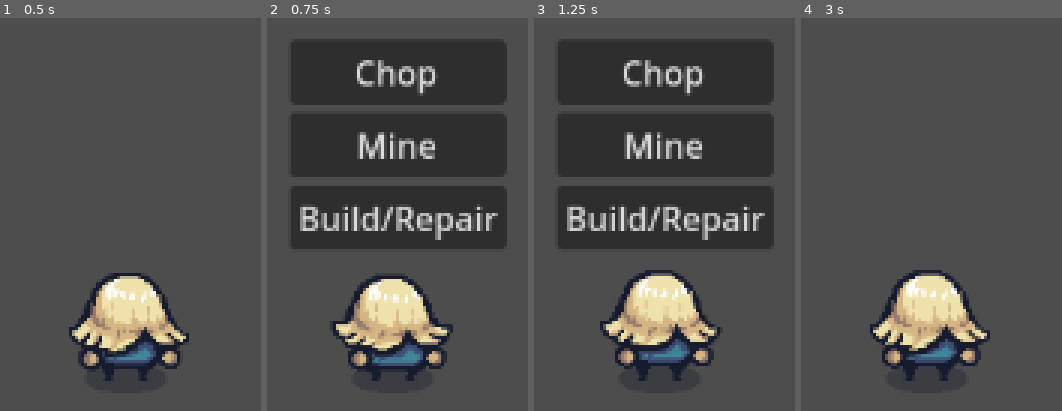
Above: before the commit, frames 1-4 (left to right).
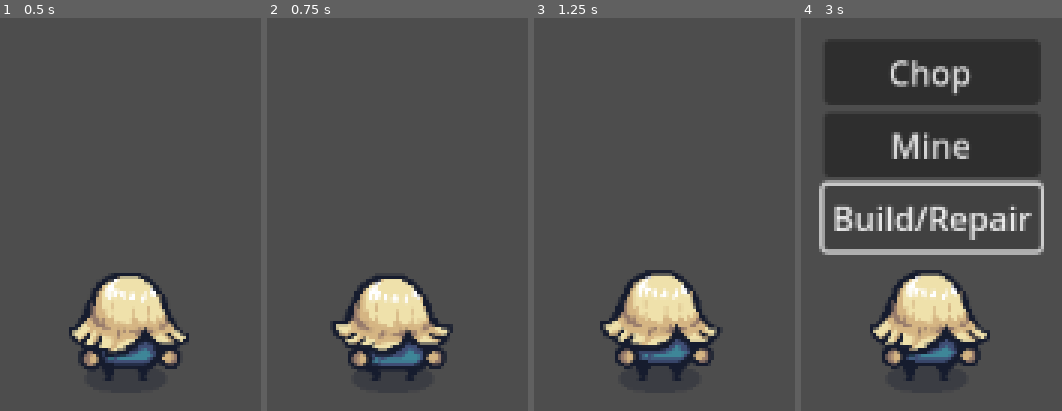
Above: after the commit, the same moments.

Repository: Nedinator/tinytowerdefense
Game: Godot game, scene res://scenes/prototype_map.tscn
Same seed, same stepped clock (60 frames per second), same inputs: the game is played once before the commit and once after it.
Inputs (mouse positions are in pixels of both pictures, inside the frame that each line leads up to):
- Up to frame 1 (0.5 s): no input
- Up to frame 2 (0.75 s): move the mouse to (outside the picture) at 0.52 s; click (outside the picture) at 0.6 s
- Up to frame 3 (1.25 s): no input
- Up to frame 4 (3 s): click (931, 73) at 1.25 s, where only the run before the commit has a clickable "Chop"; click (931, 143) at 2 s, where only the run after the commit has a clickable "Mine"; click "Build/Repair" at 2.75 s

Frame 1 is identical in both runs. In frame 2, 37% of the frame differs, in the area x 9-92%, y 6-59%; in frame 3, 37%; in frame 4, 31%.

Commit message:
Figured out a solution for PawnMenu

Diff:
--- a/scenes/components/Cursor.tscn
+++ b/scenes/components/Cursor.tscn
@@ -2,13 +2,5 @@
 
 [ext_resource type="Script" path="res://scripts/Cursor.gd" id="1_pp3k1"]
 
-[node name="Cursor" type="Control"]
-layout_mode = 3
-anchors_preset = 8
-anchor_left = 0.5
-anchor_top = 0.5
-anchor_right = 0.5
-anchor_bottom = 0.5
-grow_horizontal = 2
-grow_vertical = 2
+[node name="Cursor" type="Node2D"]
 script = ExtResource("1_pp3k1")
--- a/scenes/components/select_box.tscn
+++ b/scenes/components/select_box.tscn
@@ -1,10 +1,9 @@
 [gd_scene load_steps=2 format=3 uid="uid://dy2q7b6fwl8yf"]
 
-[sub_resource type="CapsuleShape2D" id="CapsuleShape2D_vg8r3"]
+[sub_resource type="CircleShape2D" id="CircleShape2D_3jidw"]
 
 [node name="selectBox" type="Area2D"]
 
 [node name="CollisionShape2D" type="CollisionShape2D" parent="."]
-visible = false
 scale = Vector2(3.32, 3.32)
-shape = SubResource("CapsuleShape2D_vg8r3")
+shape = SubResource("CircleShape2D_3jidw")
--- a/scenes/pawn/pawn.tscn
+++ b/scenes/pawn/pawn.tscn
@@ -8,6 +8,55 @@
 
 [sub_resource type="CapsuleShape2D" id="CapsuleShape2D_fuu6k"]
 
+[sub_resource type="Animation" id="Animation_l34gc"]
+length = 0.001
+tracks/0/type = "value"
+tracks/0/imported = false
+tracks/0/enabled = true
+tracks/0/path = NodePath("Sprite2D:frame")
+tracks/0/interp = 1
+tracks/0/loop_wrap = true
+tracks/0/keys = {
+"times": PackedFloat32Array(0),
+"transitions": PackedFloat32Array(1),
+"update": 1,
+"values": [0]
+}
+
+[sub_resource type="Animation" id="Animation_i5tb2"]
+resource_name = "build"
+length = 0.6
+loop_mode = 1
+tracks/0/type = "value"
+tracks/0/imported = false
+tracks/0/enabled = true
+tracks/0/path = NodePath("Sprite2D:frame")
+tracks/0/interp = 1
+tracks/0/loop_wrap = true
+tracks/0/keys = {
+"times": PackedFloat32Array(0, 0.1, 0.2, 0.3, 0.4, 0.5),
+"transitions": PackedFloat32Array(1, 1, 1, 1, 1, 1),
+"update": 1,
+"values": [12, 13, 14, 15, 16, 17]
+}
+
+[sub_resource type="Animation" id="Animation_xch5x"]
+resource_name = "chop"
+length = 0.6
+loop_mode = 1
+tracks/0/type = "value"
+tracks/0/imported = false
+tracks/0/enabled = true
+tracks/0/path = NodePath("Sprite2D:frame")
+tracks/0/interp = 1
+tracks/0/loop_wrap = true
+tracks/0/keys = {
+"times": PackedFloat32Array(0, 0.1, 0.2, 0.3, 0.4, 0.5),
+"transitions": PackedFloat32Array(1, 1, 1, 1, 1, 1),
+"update": 1,
+"values": [18, 19, 20, 21, 22, 23]
+}
+
 [sub_resource type="Animation" id="Animation_ksh8d"]
 resource_name = "idle"
 length = 0.6
@@ -25,19 +74,21 @@
 "values": [0, 1, 2, 3, 4, 5]
 }
 
-[sub_resource type="Animation" id="Animation_l34gc"]
-length = 0.001
-tracks/0/type = "value"
-tracks/0/imported = false
-tracks/0/enabled = true
-tracks/0/path = NodePath("Sprite2D:frame")
-tracks/0/interp = 1
-tracks/0/loop_wrap = true
-tracks/0/keys = {
-"times": PackedFloat32Array(0),
-"transitions": PackedFloat32Array(1),
-"update": 1,
-"values": [0]
+[sub_resource type="Animation" id="Animation_cghls"]
+resource_name = "retreating"
+length = 0.6
+loop_mode = 1
+tracks/0/type = "value"
+tracks/0/imported = false
+tracks/0/enabled = true
+tracks/0/path = NodePath("Sprite2D:frame")
+tracks/0/interp = 1
+tracks/0/loop_wrap = true
+tracks/0/keys = {
+"times": PackedFloat32Array(0, 0.1, 0.2, 0.3, 0.4, 0.5),
+"transitions": PackedFloat32Array(1, 1, 1, 1, 1, 1),
+"update": 1,
+"values": [30, 31, 32, 33, 34, 35]
 }
 
 [sub_resource type="Animation" id="Animation_hbjgv"]
@@ -55,40 +106,6 @@
 "transitions": PackedFloat32Array(1, 1, 1, 1, 1, 1),
 "update": 1,
 "values": [6, 7, 8, 9, 10, 11]
-}
-
-[sub_resource type="Animation" id="Animation_i5tb2"]
-resource_name = "build"
-length = 0.6
-loop_mode = 1
-tracks/0/type = "value"
-tracks/0/imported = false
-tracks/0/enabled = true
-tracks/0/path = NodePath("Sprite2D:frame")
-tracks/0/interp = 1
-tracks/0/loop_wrap = true
-tracks/0/keys = {
-"times": PackedFloat32Array(0, 0.1, 0.2, 0.3, 0.4, 0.5),
-"transitions": PackedFloat32Array(1, 1, 1, 1, 1, 1),
-"update": 1,
-"values": [12, 13, 14, 15, 16, 17]
-}
-
-[sub_resource type="Animation" id="Animation_xch5x"]
-resource_name = "chop"
-length = 0.6
-loop_mode = 1
-tracks/0/type = "value"
-tracks/0/imported = false
-tracks/0/enabled = true
-tracks/0/path = NodePath("Sprite2D:frame")
-tracks/0/interp = 1
-tracks/0/loop_wrap = true
-tracks/0/keys = {
-"times": PackedFloat32Array(0, 0.1, 0.2, 0.3, 0.4, 0.5),
-"transitions": PackedFloat32Array(1, 1, 1, 1, 1, 1),
-"update": 1,
-"values": [18, 19, 20, 21, 22, 23]
 }
 
 [sub_resource type="Animation" id="Animation_lh72w"]
@@ -106,23 +123,6 @@
 "transitions": PackedFloat32Array(1, 1, 1, 1, 1, 1, 1, 1, 1, 1, 1),
 "update": 1,
 "values": [24, 25, 26, 27, 28, 29, 30, 31, 32, 33, 35]
-}
-
-[sub_resource type="Animation" id="Animation_cghls"]
-resource_name = "retreating"
-length = 0.6
-loop_mode = 1
-tracks/0/type = "value"
-tracks/0/imported = false
-tracks/0/enabled = true
-tracks/0/path = NodePath("Sprite2D:frame")
-tracks/0/interp = 1
-tracks/0/loop_wrap = true
-tracks/0/keys = {
-"times": PackedFloat32Array(0, 0.1, 0.2, 0.3, 0.4, 0.5),
-"transitions": PackedFloat32Array(1, 1, 1, 1, 1, 1),
-"update": 1,
-"values": [30, 31, 32, 33, 34, 35]
 }
 
 [sub_resource type="AnimationLibrary" id="AnimationLibrary_hmx2x"]
@@ -191,9 +191,8 @@
 transitions = ["Start", "idle", SubResource("AnimationNodeStateMachineTransition_lwg7w"), "idle", "build", SubResource( …(708 unchanged characters)…
 graph_offset = Vector2(-51.6, -73.6457)
 
-[node name="Pawn" type="CharacterBody2D" node_paths=PackedStringArray("select_box")]
+[node name="Pawn" type="CharacterBody2D"]
 script = ExtResource("1_0leyq")
-select_box = NodePath("selectBox")
 
 [node name="Sprite2D" type="Sprite2D" parent="."]
 texture = ExtResource("2_ydis3")
@@ -216,6 +215,7 @@
 active = true
 
 [node name="selectBox" parent="." instance=ExtResource("3_csg51")]
+scale = Vector2(4.76, 4.76)
 
 [node name="healthBox" parent="." instance=ExtResource("4_jfrr4")]
 
@@ -225,3 +225,6 @@
 offset_top = -138.0
 offset_right = -50.0
 offset_bottom = -138.0
+
+[connection signal="mouse_entered" from="selectBox" to="." method="_on_select_box_mouse_entered"]
+[connection signal="mouse_exited" from="selectBox" to="." method="_on_select_box_mouse_exited"]
--- a/scripts/Cursor.gd
+++ b/scripts/Cursor.gd
@@ -1,9 +1,8 @@
-extends Control
-
-@onready var custom_cursor_texture: Texture = preload("res://assets/UI/Pointers/01.png")
+extends Node2D
 
 func _ready():
-	Input.set_custom_mouse_cursor(custom_cursor_texture, Input.CURSOR_ARROW)
+	var custom_cursor_texture: CompressedTexture2D = preload("res://assets/UI/Pointers/01.png")
+	Input.set_custom_mouse_cursor(custom_cursor_texture, Input.CURSOR_ARROW, Vector2(16, 16))
 
 func getPosition() -> Vector2:
 	return get_global_mouse_position()
--- a/scripts/Pawn/pawn_base.gd
+++ b/scripts/Pawn/pawn_base.gd
@@ -14,13 +14,9 @@
 @onready var tree: AnimationTree = $AnimationTree
 @onready var pawn_menu = $PawnMenu
 @onready var pawn_state = PawnStates.IDLE
-@export var select_box : Area2D
 @onready var cursor = %Cursor
+@onready var select_box = $selectBox/CollisionShape2D
 
-func _physics_process(delta):
-	if(Input.is_action_just_pressed("select")):
-		if is_cursor_inside_area(Vector2(cursor.getPosition()) , select_box):
-			toggleSelected()
 
 func setPawnState(state: PawnStates):
 	pawn_state = state;
@@ -28,9 +24,8 @@
 func setAnimation(state: PawnStates):
 	tree.play(str(state).to_lower())
 
-func toggleSelected():
-	pawn_menu.visible = !pawn_menu.visible
+func _on_select_box_mouse_entered():
+	pawn_menu.visible = true
 
-func is_cursor_inside_area(cursor_position: Vector2, area: Area2D) -> bool:
-	print(cursor_position)
-	return true #working on figuring this out. i may need to make an artificial area2d for the cursor position
+func _on_select_box_mouse_exited():
+	pawn_menu.visible = false
Not shown, changed: .DS_Store
